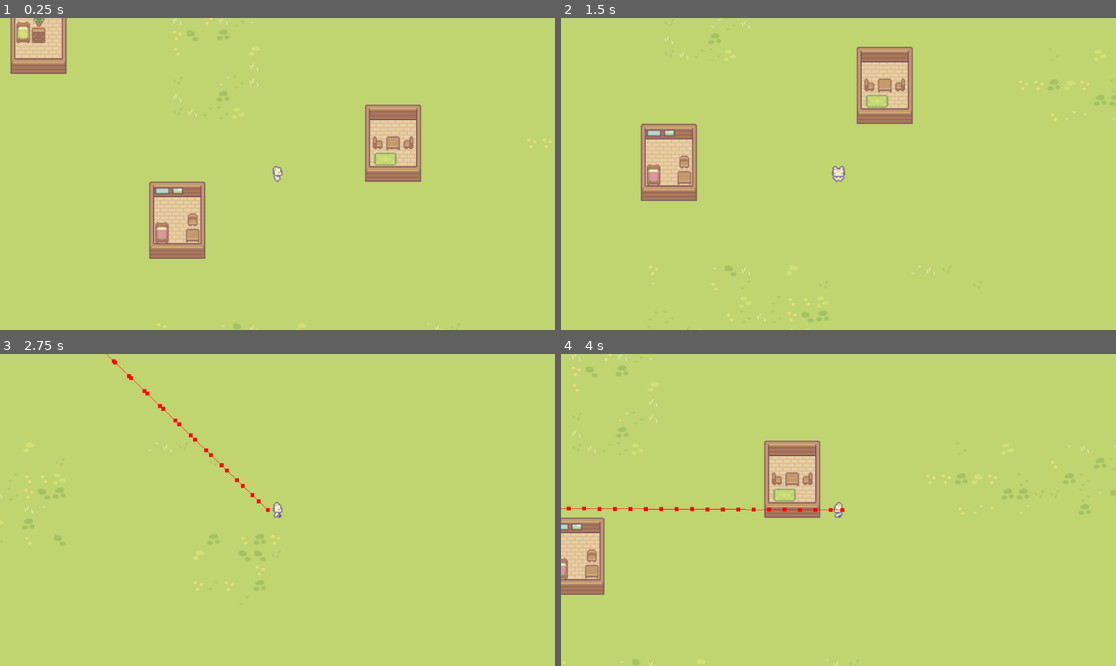
Above: before the commit, frames 1-4 (two rows, left to right).
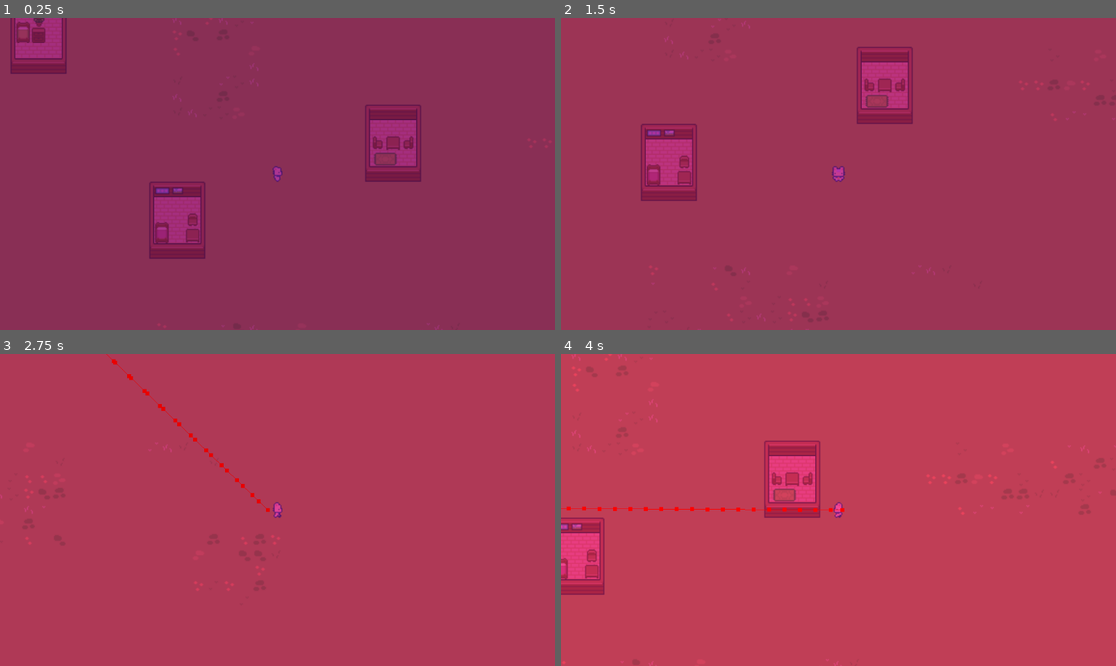
Above: after the commit, the same moments.

Repository: sentinelle28/cowherder
Game: Godot game, scene res://scene/scene_2d/gameplay_scene/gameplay_scene.tscn
Two runs of this game, one before a commit and one after it. Both use one fixed random seed, a clock stepped at 60 frames per second and the inputs below. This scene is started directly instead of the project's main scene.
Inputs:
- Up to frame 1 (0.25 s): no input
- Up to frame 2 (1.5 s): tap Enter at 0.5 s; hold Right (ui_right) 0.53-1.28 s; tap E (inspect) at 0.6, 1.35 s; tap Space at 1.25 s; hold Down (ui_down) from 1.28 s (still down)
- Up to frame 3 (2.75 s): release Down (ui_down) at 2.03 s; hold Right (ui_right) from 2.03 s (still down); tap Shift (switch_mode) at 2.1 s; tap E (inspect) at 2.3 s
- Up to frame 4 (4 s): release Right (ui_right) at 2.78 s; hold Up (ui_up) 2.78-3.53 s; tap E (inspect) at 2.85, 3.6 s; hold Left (ui_left) from 3.53 s (still down)

The runs differ from the first frame. In frame 1, 100% of the frame differs, in the area x 0-100%, y 0-100%; in frame 2, 100%; in frame 3, 100%; in frame 4, 100%.

Commit message:
added cow sleeping and night and day cycle

Diff:
--- /dev/null
+++ b/autolaud/daycyle/daycycle.gd
@@ -0,0 +1,38 @@
+extends CanvasModulate
+
+const InGameToRealHour:float = (2*PI)/24
+
+@export var gradient:GradientTexture1D
+@export var TimeSpeed:float = 1
+@export var night_threshold:float = 0.4
+@onready var true_time_speed:float= 1/TimeSpeed
+
+
+var current_day:int = 0
+var time:float = 0
+
+var can_start:bool = false
+
+func _ready() -> void:
+	time = InGameToRealHour * 10
+
+func _caculate_time()->float:
+	return (cos(time+PI/2)+1.0)/2.0
+
+
+func is_night()->bool:
+	var value:float = _caculate_time()
+	return value < night_threshold
+
+func _process(delta: float) -> void:
+	if can_start:
+		time += delta * InGameToRealHour * true_time_speed
+		var value:float = _caculate_time()
+		color = gradient.gradient.sample(value)
+
+func _stop()->void:
+	color = gradient.gradient.sample(1)
+	can_start = false
+
+func _start()->void:
+	can_start = true
--- /dev/null
+++ b/autolaud/daycyle/daycycle.tscn
@@ -0,0 +1,15 @@
+[gd_scene load_steps=4 format=3 uid="uid://c00jl1tua70by"]
+
+[ext_resource type="Script" path="res://autolaud/daycyle/daycycle.gd" id="1_spr8q"]
+
+[sub_resource type="Gradient" id="Gradient_0t0vy"]
+offsets = PackedFloat32Array(0, 0.209615, 0.294231, 0.384615, 0.507692, 1)
+colors = PackedColorArray(0, 0, 0.494118, 1, 0.411765, 0.156863, 0.737255, 1, 1, 0.286275, 0.776471, 1, 1, 0.588235, 0.592157, 1, 1, 1, 1, 1, 1, 1, 1, 1)
+
+[sub_resource type="GradientTexture1D" id="GradientTexture1D_u2ppi"]
+gradient = SubResource("Gradient_0t0vy")
+
+[node name="daycycle" type="CanvasModulate"]
+script = ExtResource("1_spr8q")
+gradient = SubResource("GradientTexture1D_u2ppi")
+TimeSpeed = 10.0
--- a/autolaud/inspectcows/inspect_cows.gd
+++ b/autolaud/inspectcows/inspect_cows.gd
@@ -46,6 +46,7 @@
 func _quit()->void:
 	hide()
 	get_tree().paused = false
+	Daycycle._start()
 
 func _on_exit_button_pressed() -> void:
 	_quit()
--- a/component/caracter/cow/cow.gd
+++ b/component/caracter/cow/cow.gd
@@ -9,7 +9,7 @@
 @export var amount_of_milk_created:int = 3
 @export var time_to_produce_milk:float = 10
 @export var name_of_the_cow:String = "Common"
-var current_amount_of_milk:int = 0
+
 
 var speed:int = 100
 var can_move:bool = false
@@ -17,6 +17,9 @@
 
 var curent_happiness:int = 50
 var current_feedness:int = 50
+var current_amount_of_milk:int = 0
+
+var is_sleeping:bool = false
 
 func _ready() -> void:
 	$milk_timer.start(time_to_produce_milk)
@@ -29,15 +32,22 @@
 
 
 func _move()->void:
-	if can_move:
-		if is_following_the_player:
-			_follow_the_player()
+	velocity = Vector2.ZERO
+	$AnimatedSprite2D.play("idle")
+	if can_move and is_following_the_player:
+		_follow_the_player()
 		var direction:Vector2 = global_position.direction_to($NavigationAgent2D.get_next_path_position())
 		velocity = direction*speed
 		_walk_sprite(direction.x)
-	else:
-		velocity = Vector2.ZERO
-		$AnimatedSprite2D.play("idle")
+	elif can_move and not is_following_the_player:
+		if not is_sleeping:
+			var direction:Vector2 = global_position.direction_to($NavigationAgent2D.get_next_path_position())
+			velocity = direction*speed
+			_walk_sprite(direction.x)
+			$AnimationPlayer.play("RESET")
+		else:
+			$AnimationPlayer.play("sleeping")
+
 
 func _walk_sprite(x_direction:float)->void:
 	$AnimatedSprite2D.play("walk")
@@ -68,13 +78,18 @@
 
 
 func _on_timer_timeout() -> void:
-	can_move = true
-	_chose_new_target()
+	if not Daycycle.is_night():
+		is_sleeping = false
+		can_move = true
+		_chose_new_target()
+	else:
+		$wait_timer.start(10)
+		is_sleeping = true
 
 
 func _on_milk_timer_timeout() -> void:
 	$milk_timer.start(time_to_produce_milk)
-	if curent_happiness >= 50 and current_feedness >= 30:
+	if curent_happiness >= 50 and current_feedness >= 30 and not is_sleeping:
 		current_feedness -= 10
 		current_amount_of_milk += amount_of_milk_created
 		current_amount_of_milk = clampi(current_amount_of_milk,0,100)
--- a/component/caracter/cow/cow.tscn
+++ b/component/caracter/cow/cow.tscn
@@ -54,6 +54,140 @@
 "speed": 5.0
 }]
 
+[sub_resource type="Animation" id="Animation_5vdpe"]
+resource_name = "sleeping"
+length = 1.5
+loop_mode = 1
+tracks/0/type = "value"
+tracks/0/imported = false
+tracks/0/enabled = true
+tracks/0/path = NodePath("AnimatedSprite2D:animation")
+tracks/0/interp = 1
+tracks/0/loop_wrap = true
+tracks/0/keys = {
+"times": PackedFloat32Array(0),
+"transitions": PackedFloat32Array(1),
+"update": 1,
+"values": [&"idle"]
+}
+tracks/1/type = "value"
+tracks/1/imported = false
+tracks/1/enabled = true
+tracks/1/path = NodePath("AnimatedSprite2D:frame")
+tracks/1/interp = 1
+tracks/1/loop_wrap = true
+tracks/1/keys = {
+"times": PackedFloat32Array(0),
+"transitions": PackedFloat32Array(1),
+"update": 1,
+"values": [1]
+}
+tracks/2/type = "value"
+tracks/2/imported = false
+tracks/2/enabled = true
+tracks/2/path = NodePath("Label:position")
+tracks/2/interp = 1
+tracks/2/loop_wrap = true
+tracks/2/keys = {
+"times": PackedFloat32Array(0, 0.5, 1, 1.5),
+"transitions": PackedFloat32Array(1, 1, 1, 1),
+"update": 0,
+"values": [Vector2(0, -16), Vector2(8, -32), Vector2(24, -40), Vector2(32, -56)]
+}
+tracks/3/type = "value"
+tracks/3/imported = false
+tracks/3/enabled = true
+tracks/3/path = NodePath("Label2:position")
+tracks/3/interp = 1
+tracks/3/loop_wrap = true
+tracks/3/keys = {
+"times": PackedFloat32Array(0, 1, 1.5),
+"transitions": PackedFloat32Array(1, 1, 1),
+"update": 0,
+"values": [Vector2(0, -16), Vector2(8, -24), Vector2(16, -32)]
+}
+tracks/4/type = "value"
+tracks/4/imported = false
+tracks/4/enabled = true
+tracks/4/path = NodePath("Label:visible")
+tracks/4/interp = 1
+tracks/4/loop_wrap = true
+tracks/4/keys = {
+"times": PackedFloat32Array(0),
+"transitions": PackedFloat32Array(1),
+"update": 1,
+"values": [true]
+}
+tracks/5/type = "value"
+tracks/5/imported = false
+tracks/5/enabled = true
+tracks/5/path = NodePath("Label2:visible")
+tracks/5/interp = 1
+tracks/5/loop_wrap = true
+tracks/5/keys = {
+"times": PackedFloat32Array(0),
+"transitions": PackedFloat32Array(1),
+"update": 1,
+"values": [true]
+}
+
+[sub_resource type="Animation" id="Animation_vikpa"]
+length = 0.001
+tracks/0/type = "value"
+tracks/0/imported = false
+tracks/0/enabled = true
+tracks/0/path = NodePath("Label:position")
+tracks/0/interp = 1
+tracks/0/loop_wrap = true
+tracks/0/keys = {
+"times": PackedFloat32Array(0),
+"transitions": PackedFloat32Array(1),
+"update": 0,
+"values": [Vector2(0, -16)]
+}
+tracks/1/type = "value"
+tracks/1/imported = false
+tracks/1/enabled = true
+tracks/1/path = NodePath("Label2:position")
+tracks/1/interp = 1
+tracks/1/loop_wrap = true
+tracks/1/keys = {
+"times": PackedFloat32Array(0),
+"transitions": PackedFloat32Array(1),
+"update": 0,
+"values": [Vector2(0, -16)]
+}
+tracks/2/type = "value"
+tracks/2/imported = false
+tracks/2/enabled = true
+tracks/2/path = NodePath("Label2:visible")
+tracks/2/interp = 1
+tracks/2/loop_wrap = true
+tracks/2/keys = {
+"times": PackedFloat32Array(0),
+"transitions": PackedFloat32Array(1),
+"update": 1,
+"values": [false]
+}
+tracks/3/type = "value"
+tracks/3/imported = false
+tracks/3/enabled = true
+tracks/3/path = NodePath("Label:visible")
+tracks/3/interp = 1
+tracks/3/loop_wrap = true
+tracks/3/keys = {
+"times": PackedFloat32Array(0),
+"transitions": PackedFloat32Array(1),
+"update": 1,
+"values": [false]
+}
+
+[sub_resource type="AnimationLibrary" id="AnimationLibrary_6lt5b"]
+_data = {
+"RESET": SubResource("Animation_vikpa"),
+"sleeping": SubResource("Animation_5vdpe")
+}
+
 [node name="cow" type="CharacterBody2D"]
 collision_mask = 2
 script = ExtResource("1_urlpq")
@@ -66,7 +200,7 @@
 sprite_frames = SubResource("SpriteFrames_362ai")
 animation = &"idle"
 autoplay = "idle"
-frame_progress = 0.547654
+frame = 1
 
 [node name="NavigationAgent2D" type="NavigationAgent2D" parent="."]
 target_desired_distance = 40.0
@@ -79,6 +213,25 @@
 wait_time = 10.0
 one_shot = true
 
+[node name="AnimationPlayer" type="AnimationPlayer" parent="."]
+libraries = {
+"": SubResource("AnimationLibrary_6lt5b")
+}
+
+[node name="Label" type="Label" parent="."]
+visible = false
+offset_top = -16.0
+offset_right = 40.0
+offset_bottom = 7.0
+text = "Z"
+
+[node name="Label2" type="Label" parent="."]
+visible = false
+offset_top = -16.0
+offset_right = 40.0
+offset_bottom = 7.0
+text = "Z"
+
 [connection signal="navigation_finished" from="NavigationAgent2D" to="." method="_on_navigation_agent_2d_navigation_finished"]
 [connection signal="timeout" from="wait_timer" to="." method="_on_timer_timeout"]
 [connection signal="timeout" from="milk_timer" to="." method="_on_milk_timer_timeout"]
--- a/component/caracter/player/player.gd
+++ b/component/caracter/player/player.gd
@@ -5,6 +5,8 @@
 @export var cow_manager:CowManager
 @export var last_cow:Cow
 
+func _ready() -> void:
+	Daycycle._start()
 
 # Called every frame. 'delta' is the elapsed time since the previous frame.
 func _process(_delta: float) -> void:
@@ -41,6 +43,7 @@
 	if Input.is_action_just_pressed("inspect"):
 		if last_cow != null:
 			InspectCows._inspect_cow(last_cow)
+			Daycycle._stop()
 
 func _on_cow_detector_body_entered(body: Node2D) -> void:
 	if body is Cow:
--- a/project.godot
+++ b/project.godot
@@ -18,6 +18,7 @@
 [autoload]
 
 InspectCows="*res://autolaud/inspectcows/inspect_cows.tscn"
+Daycycle="*res://autolaud/daycyle/daycycle.tscn"
 
 [input]
 
Not shown: 1 places in component/caracter/cow/cow.tscn that only renumber resources
